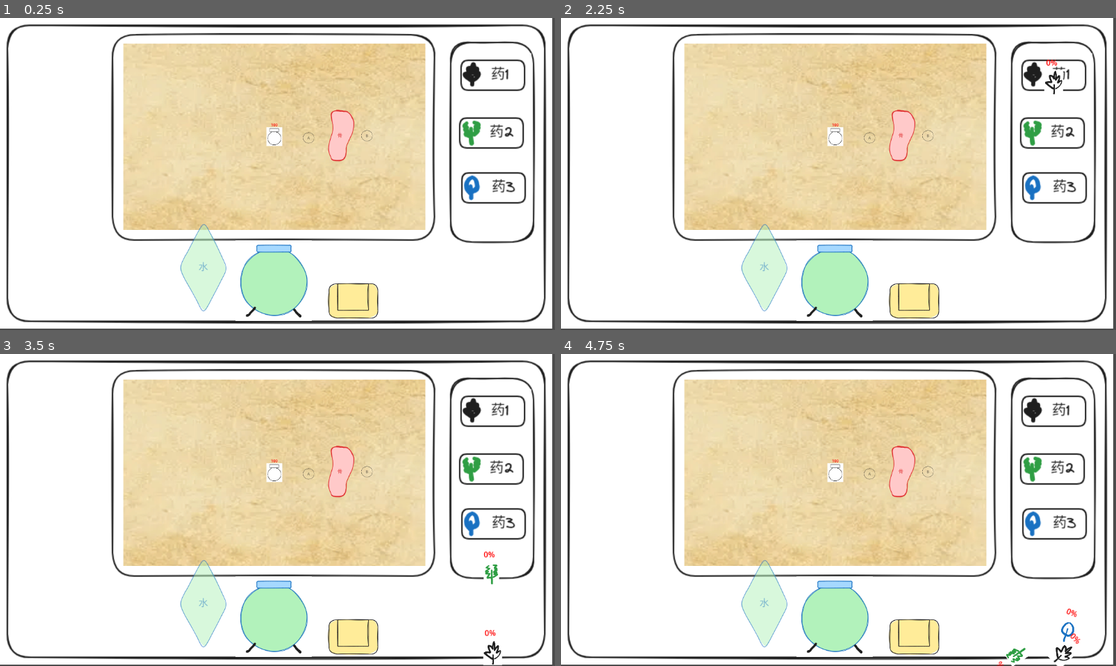
Above: before the commit, frames 1-4 (two rows, left to right).
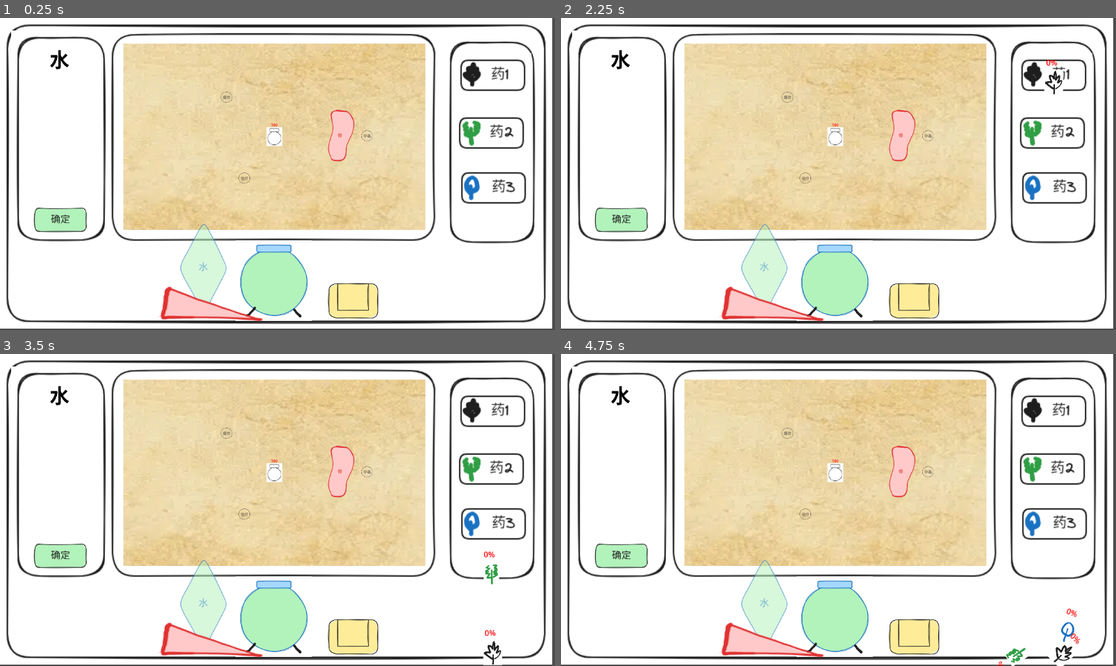
Above: after the commit, the same moments.

Repository: NoobEric0746/Potion-Bingyan
Game: Godot game, scene res://sprites/main.tscn
The game is run twice, just before and just after one commit, with the same random seed, the same clock (stepped at 60 frames per second) and the same inputs.
Inputs (mouse positions are in pixels of both pictures, inside the frame that each line leads up to):
- Up to frame 1 (0.25 s): no input
- Up to frame 2 (2.25 s): click (622, 220) at 0.52 s; click (771, 305) at 1.27 s; click (1054, 74) at 2 s
- Up to frame 3 (3.5 s): click (493, 469) at 2.75 s
- Up to frame 4 (4.75 s): click (1054, 522) at 3.5 s; click (832, 616) at 4.25 s

The runs differ from the first frame. In frame 1, 2.8% of the frame differs, in the area x 2-67%, y 4-98%; in frame 2, 2.8%; in frame 3, 2.8%; in frame 4, 2.8%.

Commit message:
加入火和信息面板

Diff:
--- /dev/null
+++ b/fire.gd
@@ -0,0 +1,5 @@
+extends TextureButton
+
+
+func _on_pressed() -> void:
+	GlobalGameManager.add_effect()
--- a/scripts/GlobalGameManager.gd
+++ b/scripts/GlobalGameManager.gd
@@ -10,9 +10,19 @@
 var drying = false
 var new_type = "None"
 var new_level = 0
+var potion_name = ""
+var potion_data = {}
+
 @export var base_len = 150
 
 signal queue_changed
+
+func _ready():
+	ingredient_queue.clear()
+	durability_queue.clear()
+	potion_data = {}
+	potion_name = ""
+	new_level = 0
 
 func get_now_ingredient():
 	if ingredient_queue.is_empty():
@@ -31,6 +41,15 @@
 		durability_queue.dequeue()
 		ingredient_queue.dequeue()
 
+func add_effect():
+	if new_level == 0:
+		return
+	if not new_type in potion_data:
+		potion_data[new_type]=new_level
+		potion_name += new_type
+		potion_name += str(new_level)
+
+
 func set_now_ingredient(ingredient):
 	now_ingredient = ingredient
 
@@ -47,7 +66,7 @@
 func set_moving(i: bool):
 	potion_moving = i
 func ismoving() -> bool:
-	return potion_moving
+	return potion_moving and (not ingredient_queue.is_empty())
 
 func set_watering(i: bool):
 	potion_watering = i
@@ -56,3 +75,7 @@
 	ingredient_queue.enqueue(ingredient)
 	durability_queue.enqueue(base_len*(smash_progress+100)/100)
 	queue_changed.emit()
+
+func die():
+	_ready()
+	get_tree().reload_current_scene()
--- a/scripts/pot.gd
+++ b/scripts/pot.gd
@@ -1,5 +1,7 @@
 extends TextureButton
 
+func _ready():
+	mouse_filter = Control.MOUSE_FILTER_PASS
 
 func _on_area_2d_body_entered(body: Node2D):
 	if body.is_in_group("yao_item"):
--- a/scripts/potion.gd
+++ b/scripts/potion.gd
@@ -9,10 +9,12 @@
 func _ready():
 	set_process(true)
 	start_pos = global_position
+	z_index = 100
 
 
 func _process(delta: float) -> void:
-	get_new_potion();
+	get_new_potion()
+	process_drying()
 	get_node("Label").text=str(water)
 
 	if GlobalGameManager.ismoving():
@@ -20,12 +22,7 @@
 		position += GlobalGameManager.get_direction_by_ingredient(GlobalGameManager.get_now_ingredient())
 		GlobalGameManager.use_ingredient();
 
-		if GlobalGameManager.drying:
-			water -= 1
-			if water<=0:
-				print("failed")
-		else:
-			water=100
+
 	if GlobalGameManager.potion_watering:
 		var direction = start_pos - global_position
 		if direction.length() < 2.0:
@@ -59,3 +56,13 @@
 	else:
 		label.show()
 	label.text = GlobalGameManager.new_type+str(GlobalGameManager.new_level)
+
+func process_drying():
+	if GlobalGameManager.potion_watering or GlobalGameManager.ismoving():
+		if GlobalGameManager.drying:
+			water -= 1
+			if water<=0:
+				print("failed")
+				GlobalGameManager.die()
+		else:
+			water=100
--- /dev/null
+++ b/sprites/fire.tscn
@@ -0,0 +1,12 @@
+[gd_scene load_steps=3 format=3 uid="uid://bva6m6skulph7"]
+
+[ext_resource type="Texture2D" uid="uid://bfd7e64gqjmkj" path="res://art/fire.png" id="1_s0lgs"]
+[ext_resource type="Script" uid="uid://cf2y5vat4shwf" path="res://fire.gd" id="2_1jeoy"]
+
+[node name="Fire" type="TextureButton"]
+offset_right = 40.0
+offset_bottom = 40.0
+texture_normal = ExtResource("1_s0lgs")
+script = ExtResource("2_1jeoy")
+
+[connection signal="pressed" from="." to="." method="_on_pressed"]
--- /dev/null
+++ b/sprites/info_tab.gd
@@ -0,0 +1,8 @@
+extends Node2D
+
+func _process(delta: float) -> void:
+	var label = get_node("Label")
+	if GlobalGameManager.potion_name == "":
+		label.text = "水"
+	else:
+		label.text = GlobalGameManager.potion_name+"药剂"
--- /dev/null
+++ b/sprites/info_tab.tscn
@@ -0,0 +1,31 @@
+[gd_scene load_steps=4 format=3 uid="uid://c6gvoaxuyyjw3"]
+
+[ext_resource type="Texture2D" uid="uid://ccjfab85mebd" path="res://art/backpack.png" id="1_jc0fd"]
+[ext_resource type="Script" uid="uid://uyq0s0drsadh" path="res://sprites/info_tab.gd" id="1_w2ity"]
+[ext_resource type="Texture2D" uid="uid://bpo6y3acac64q" path="res://art/confirm.png" id="3_txt5w"]
+
+[node name="InfoTab" type="Node2D"]
+script = ExtResource("1_w2ity")
+
+[node name="Sprite2D" type="Sprite2D" parent="."]
+scale = Vector2(1.5, 1.5)
+texture = ExtResource("1_jc0fd")
+
+[node name="Label" type="Label" parent="."]
+offset_left = -63.0
+offset_top = -197.0
+offset_right = 56.0
+offset_bottom = -2.0
+size_flags_horizontal = 4
+theme_override_colors/font_color = Color(0, 0, 0, 1)
+theme_override_font_sizes/font_size = 41
+text = "治疗3毒性4药水"
+horizontal_alignment = 1
+autowrap_mode = 3
+
+[node name="TextureButton" type="TextureButton" parent="."]
+offset_left = -65.0
+offset_top = 134.0
+offset_right = 62.0
+offset_bottom = 202.0
+texture_normal = ExtResource("3_txt5w")
--- a/sprites/main.tscn
+++ b/sprites/main.tscn
@@ -1,15 +1,16 @@
-[gd_scene load_steps=11 format=3 uid="uid://d137bko386a10"]
+[gd_scene load_steps=12 format=3 uid="uid://d137bko386a10"]
 
 [ext_resource type="PackedScene" uid="uid://df6sqna0kjimq" path="res://sprites/background.tscn" id="1_0xm2m"]
 [ext_resource type="Script" uid="uid://bj4nlqlgny11v" path="res://scripts/main.gd" id="1_r3i6n"]
 [ext_resource type="PackedScene" uid="uid://4w5wds7p3xpu" path="res://sprites/backpack.tscn" id="3_h2yge"]
+[ext_resource type="PackedScene" uid="uid://c6gvoaxuyyjw3" path="res://sprites/info_tab.tscn" id="4_au7dq"]
 [ext_resource type="PackedScene" uid="uid://y8gcs44h5f6w" path="res://sprites/walls.tscn" id="5_ey6f8"]
 [ext_resource type="PackedScene" uid="uid://cvmmqbjf34oh3" path="res://sprites/potion_map.tscn" id="6_k56x5"]
 [ext_resource type="PackedScene" uid="uid://ddqcswb0jiril" path="res://sprites/pot.tscn" id="6_r3i6n"]
 [ext_resource type="PackedScene" uid="uid://dlq5n70btwi0t" path="res://sprites/Water.tscn" id="7_o8i82"]
 [ext_resource type="Script" uid="uid://cusqbfa5ajok0" path="res://sprites/water.gd" id="8_1t0ju"]
 [ext_resource type="PackedScene" uid="uid://d1phxuxacnvcm" path="res://sprites/smasher.tscn" id="9_1t0ju"]
-[ext_resource type="Script" uid="uid://drtc31pj4esw" path="res://sprites/smasher.gd" id="10_y6xgs"]
+[ext_resource type="PackedScene" uid="uid://bva6m6skulph7" path="res://sprites/fire.tscn" id="11_44oxp"]
 
 [node name="Main" type="Node2D"]
 script = ExtResource("1_r3i6n")
@@ -26,6 +27,9 @@
 [node name="Backpack" parent="." instance=ExtResource("3_h2yge")]
 position = Vector2(921, 36)
 scale = Vector2(1.4463396, 1.4799998)
+
+[node name="InfoTab" parent="." instance=ExtResource("4_au7dq")]
+position = Vector2(127, 251)
 
 [node name="Walls" parent="." instance=ExtResource("5_ey6f8")]
 
@@ -62,7 +66,13 @@
 offset_top = 542.0
 offset_right = 794.0
 offset_bottom = 633.0
-script = ExtResource("10_y6xgs")
+
+[node name="Fire" parent="." instance=ExtResource("11_44oxp")]
+offset_left = 323.0
+offset_top = 549.0
+offset_right = 483.0
+offset_bottom = 617.0
+scale = Vector2(1.4626023, 1.3182818)
 
 [connection signal="button_down" from="Water" to="Water" method="_on_button_down"]
 [connection signal="button_up" from="Water" to="Water" method="_on_button_up"]
--- a/sprites/potion_map.tscn
+++ b/sprites/potion_map.tscn
@@ -30,13 +30,17 @@
 [node name="BoneArea" parent="." instance=ExtResource("9_l6dbk")]
 position = Vector2(270, -2)
 
-[node name="AimPotion_A" parent="." groups=["aim_potion"] instance=ExtResource("6_gptey")]
-position = Vector2(135, 8)
-potion_type = "A"
+[node name="AimPotion_A" parent="." instance=ExtResource("6_gptey")]
+position = Vector2(-132, 175)
+potion_type = "治疗"
 
-[node name="AimPotion_B" parent="." groups=["aim_potion"] instance=ExtResource("6_gptey")]
+[node name="AimPotion_B" parent="." instance=ExtResource("6_gptey")]
 position = Vector2(377, -1)
-potion_type = "B"
+potion_type = "中毒"
+
+[node name="AimPotion_C" parent="." instance=ExtResource("6_gptey")]
+position = Vector2(-206, -161)
+potion_type = "爆炸"
 
 [node name="Potion" parent="." instance=ExtResource("2_j4lu0")]
 position = Vector2(-7, 3)
Binary file added: art/confirm.png
Not shown, added: art/confirm.png.import
Binary file added: art/fire.bmp
Not shown, added: art/fire.bmp.import
Not shown, added: fire.gd.uid
Not shown, added: sprites/info_tab.gd.uid
